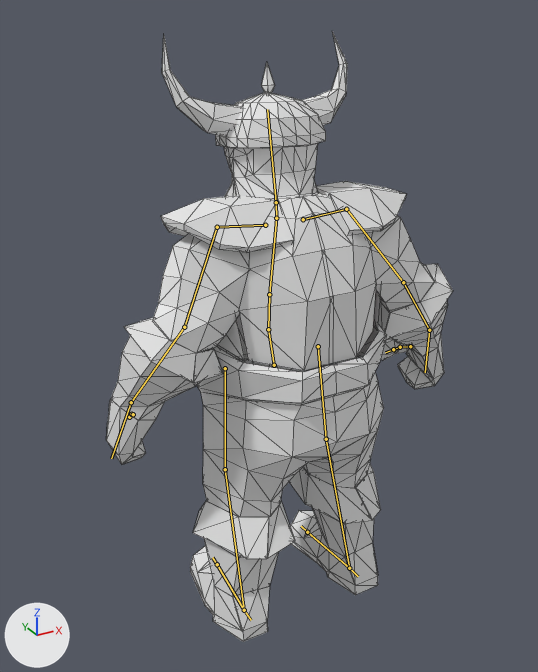
Renders of the Blender file Assets/Models/Characters/VikingCharacterModel/VikingCharacterModel.blend from each side of a commit.
Camera for both pictures: a 50 mm camera at (-3.45, -5.92, 6.04) aimed at (0.0, 0.36, 2.9). Arrows for +X, +Y and +Z are at lower left; the lights stay in place. The bones that bend it are drawn over the model as lines. Mesh edges are drawn as thin lines.

In view in the first picture: 'body'.
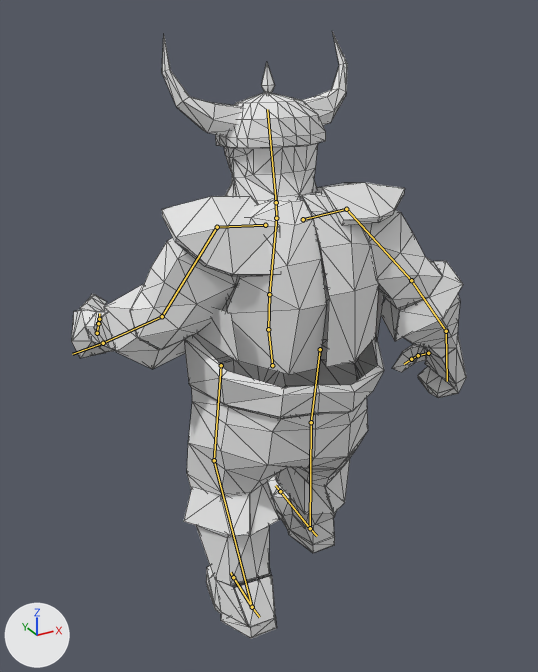
The newer file adds an action. The first version stands in its rest pose; the second is drawn at frame 26 of the action 'ArmatureAction'.

Location of each change, (x1, y1, x2, y2) in pixels of the pictures (538 x 672 px):
```json
{"object": "body", "change": "posed", "before": [106, 31, 453, 642], "after": [72, 31, 466, 639], "on screen": "14% wider"}
{"bone": "foot.R", "before": "(349, 568) to (307, 532)", "after": "(310, 528) to (280, 491)"}
{"bone": "ankleIK.L", "before": "(244, 610) to (251, 620)", "after": "(252, 607) to (259, 617)"}
{"bone": "ankleIK.R", "before": "(349, 568) to (358, 576)", "after": "(310, 528) to (317, 536)"}
```

The change, as JSON lines over the scene's bpy script:
```json
{"block": "bone_handik_l", "where": "bone_handik_l = bpy.data.objects['Armature'].pose.bones['handIK.L']  # child of 'rig_controller'"}
{"op": "set", "path": "bone_handik_l.location", "old": "(0.0, 0.0, 0.0)", "new": "(0.437, 0.027, 0.029)"}
{"op": "set", "path": "bone_handik_l.rotation_quaternion", "old": "(1.0, 0.0, 0.0, 0.0)", "new": "(0.925, 0.05, -0.094, -0.364)", "note": "degrees (0, 0, 0) -> degrees (9, -8, -44)"}
{"block": "bone_handik_r", "where": "bone_handik_r = bpy.data.objects['Armature'].pose.bones['handIK.R']  # child of 'rig_controller'"}
{"op": "set", "path": "bone_handik_r.location", "old": "(0.0, 0.0, 0.0)", "new": "(0.102, -0.067, 0.003)"}
{"op": "set", "path": "bone_handik_r.rotation_quaternion", "old": "(1.0, 0.0, 0.0, 0.0)", "new": "(0.996, -0.012, -0.022, -0.085)", "note": "degrees (0, 0, 0) -> degrees (-1, -3, -10)"}
{"block": "bone_hips", "where": "bone_hips = bpy.data.objects['Armature'].pose.bones['hips']  # child of 'rig_controller'"}
{"op": "set", "path": "bone_hips.rotation_quaternion", "old": "(1.0, 0.0, 0.0, 0.0)", "new": "(0.997, 0.0, 0.068, -0.022)", "note": "degrees (0, 0, 0) -> degrees (0, 8, -3)"}
{"block": "bone_foot_r", "where": "bone_foot_r = bpy.data.objects['Armature'].pose.bones['foot.R']  # child of 'leg_lower.R'"}
{"op": "set", "path": "bone_foot_r.rotation_quaternion", "old": "(1.0, 0.0, 0.0, 0.0)", "new": "(0.99, -0.139, 0.012, 0.0)", "note": "degrees (0, 0, 0) -> degrees (-16, 1, 0)"}
{"block": "bone_ankleik_l", "where": "bone_ankleik_l = bpy.data.objects['Armature'].pose.bones['ankleIK.L']"}
{"op": "set", "path": "bone_ankleik_l.location", "old": "(0.0, 0.0, 0.0)", "new": "(0.0, 0.087, 0.092)"}
{"block": "bone_ankleik_r", "where": "bone_ankleik_r = bpy.data.objects['Armature'].pose.bones['ankleIK.R']"}
{"op": "set", "path": "bone_ankleik_r.location", "old": "(0.0, 0.0, 0.0)", "new": "(0.0, -0.406, -0.019)"}
```
